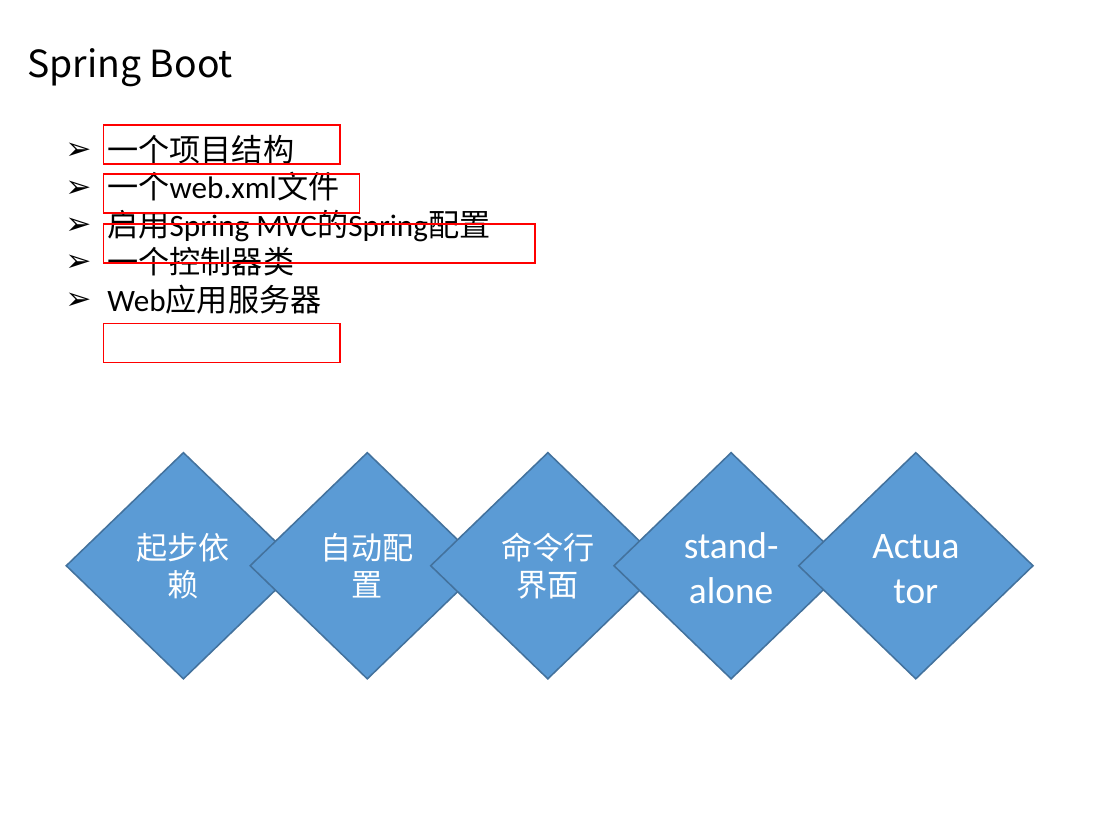
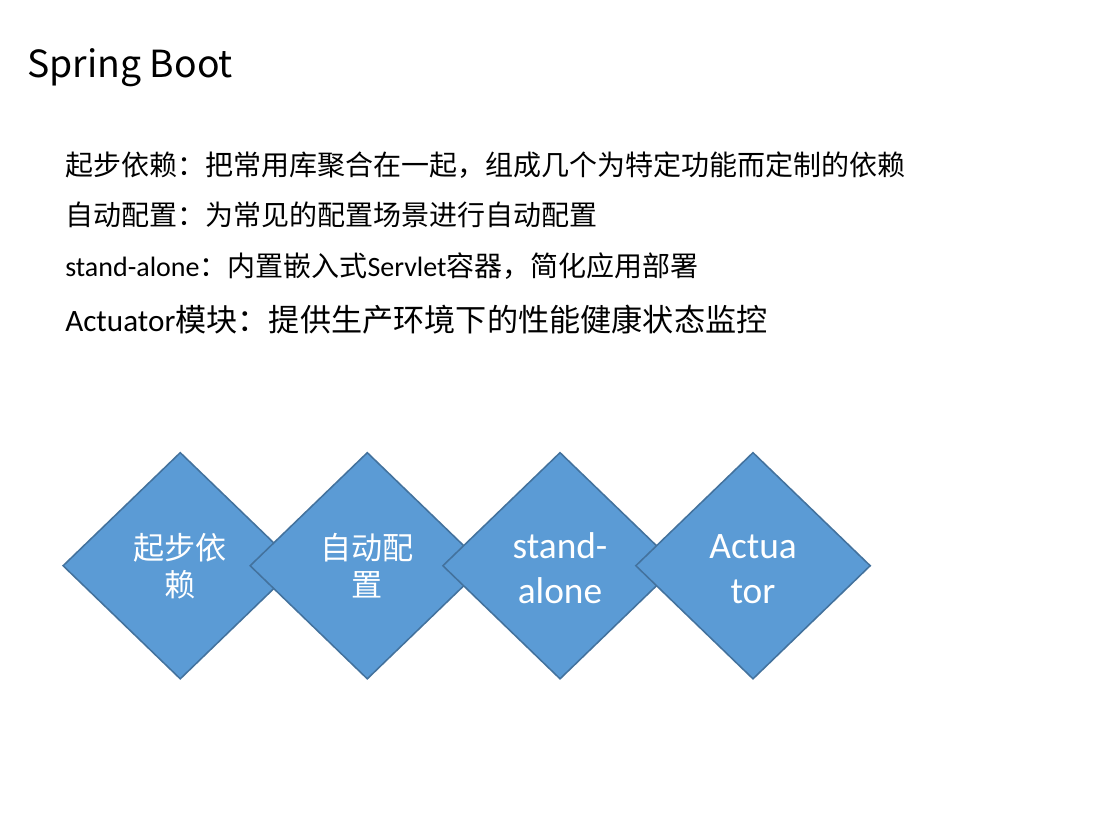
Before and after one commit to Sara-D/Spring, a slide deck: slide 7 of Spring.pptx. Drawn at 1120x840 pixels with LibreOffice and Linux fonts; fonts in the diff are those of the drawing; background and template pictures are left out. Boxes give left, top, right and bottom in pixels: in the first picture for what was removed or moved away, otherwise in the second. Text is boxed around its words. In the diff, an @@ line names an element or a change of style, - is before the commit and + after.

Commit message:
文件修改

```diff
--- a/Spring.pptx
+++ b/Spring.pptx
@@ rectangle removed at <box>103,125,339,165</box> @@
@@ text at <box>65,151,905,334</box>: text changed; size 20 to 18 pt @@
-➢ 一个项目结构
-➢ 一个web.xml文件
-➢ 启用Spring MVC的Spring配置
-➢ 一个控制器类
-➢ Web应用服务器
+起步依赖：把常用库聚合在一起，组成几个为特定功能而定制的依赖
+自动配置：为常见的配置场景进行自动配置
+stand-alone：内置嵌入式Servlet容器，简化应用部署
+Actuator模块：提供生产环境下的性能健康状态监控
@@ rectangle removed at <box>103,174,360,213</box> @@
@@ rectangle removed at <box>103,224,534,263</box> @@
@@ rectangle removed at <box>103,324,339,363</box> @@
@@ diamond removed at <box>431,452,665,679</box> @@
-命令行界面
@@ diamond "stand-alone": place and size @@
-diamond "stand-alone" at <box>614,452,848,679</box>
+diamond "stand-alone" at <box>442,452,676,679</box>
@@ diamond "Actuator": place and size @@
-diamond "Actuator" at <box>799,452,1033,679</box>
+diamond "Actuator" at <box>636,452,870,679</box>
```
Also in this commit, not shown: 3 other slides changed.
